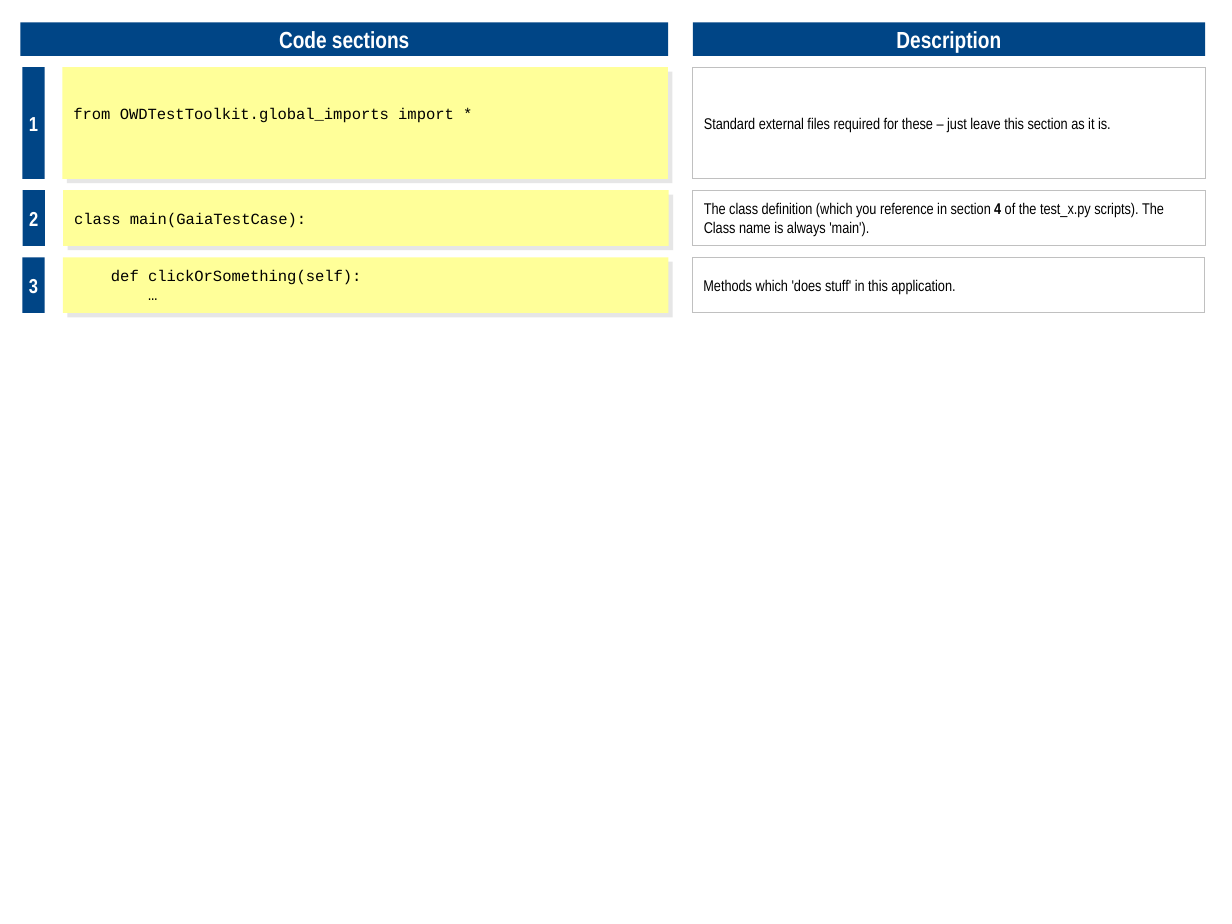
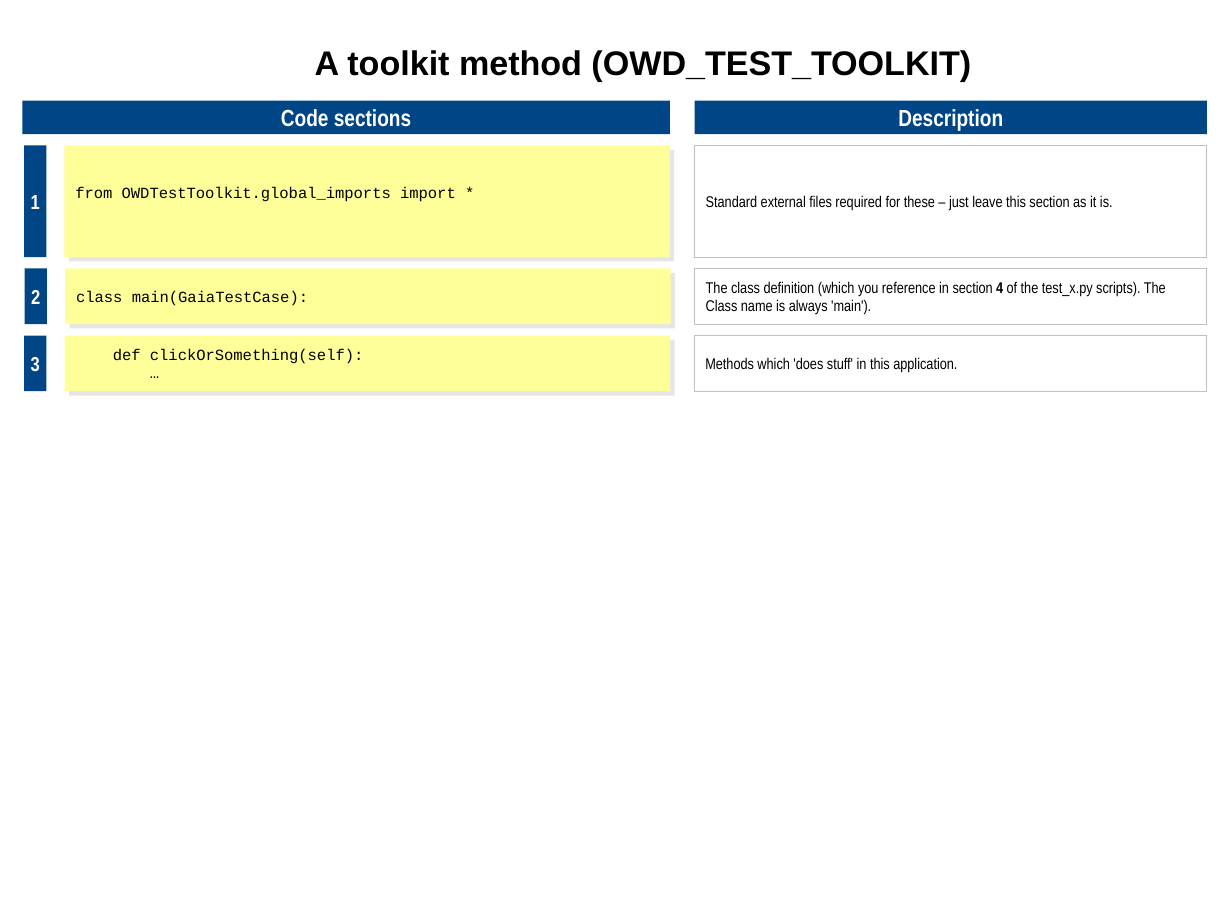
Before and after one commit to owdqa/OWD_TEST_TOOLKIT, a slide deck: slide 14 of Docs/Overview tech.odp (slide 3 before the commit). Drawn at 1232x924 pixels with LibreOffice and Linux fonts; fonts in the diff are those of the drawing. Boxes give left, top, right and bottom in pixels: in the first picture for what was removed or moved away, otherwise in the second. Text is boxed around its words. In the diff, an @@ line names an element or a change of style, - is before the commit and + after.

```diff
--- a/Docs/Overview tech.odp
+++ b/Docs/Overview tech.odp
@@ text added at box(315, 50, 971, 82), 22 pt, text #000000, bold @@
+A toolkit method (OWD_TEST_TOOLKIT)
@@ 3 rectangles: place and size @@
-3 rectangles at box(22, 67, 45, 313)
+3 rectangles at box(25, 145, 47, 391)
@@ 8 rectangles: place and size @@
-8 rectangles at box(20, 22, 1205, 313)
+8 rectangles at box(22, 101, 1207, 391)
```
Also in this commit, not shown: 2 other slides changed, 14 slides added, 13 other files.
